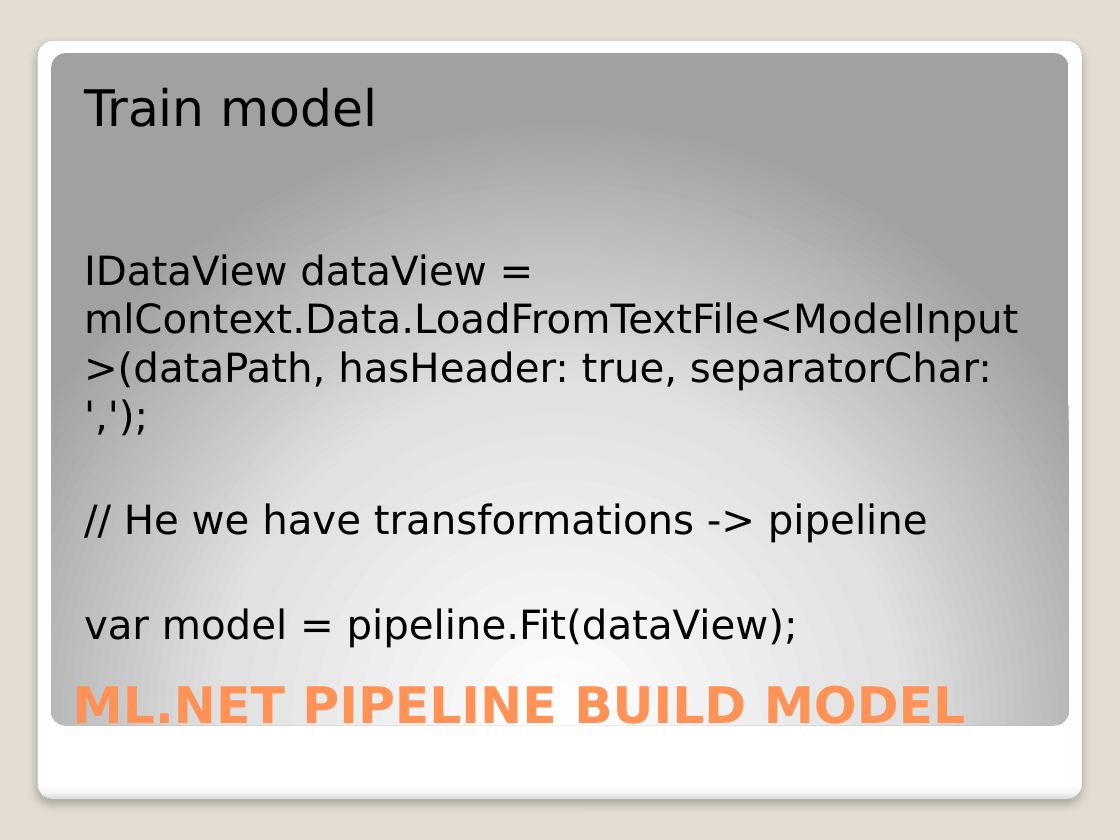
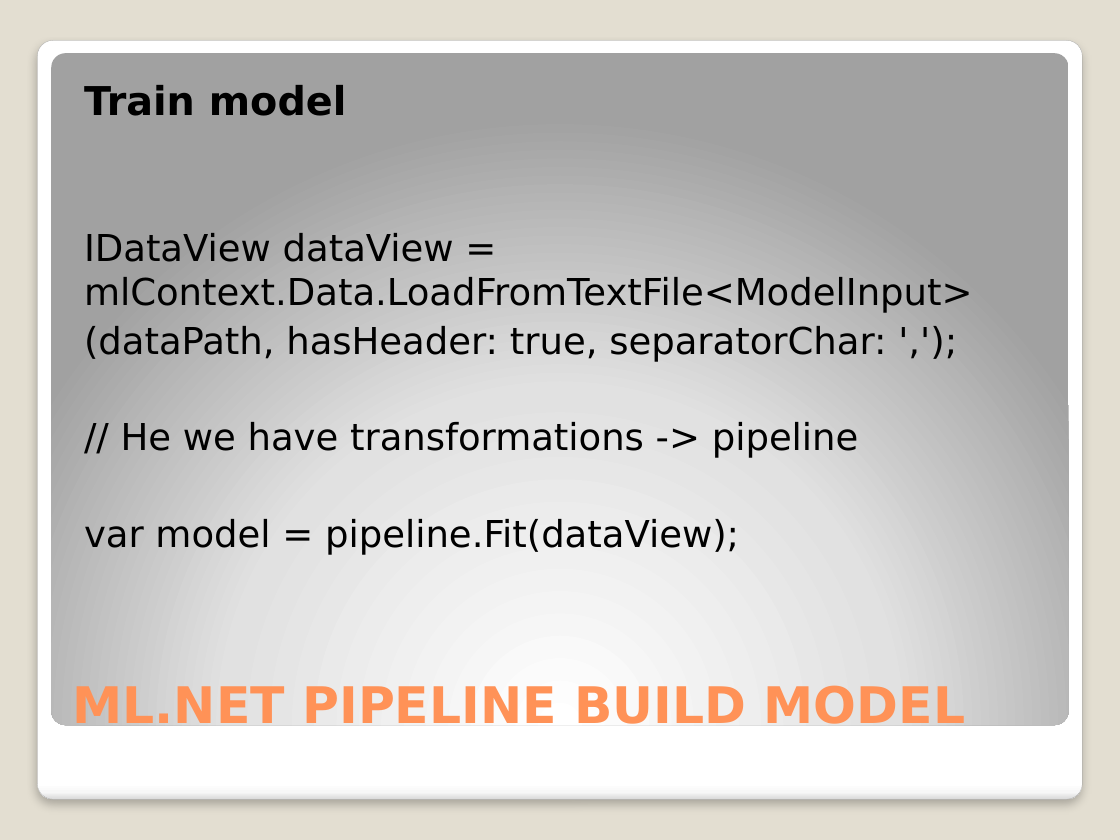
Before and after one commit to djkormo/mlnet-cli, a slide deck: slide 16 of presentation/Machine learning in Azure without Python.pptx. Drawn at 1120x840 pixels with LibreOffice and Linux fonts; fonts in the diff are those of the drawing. Boxes give left, top, right and bottom in pixels: in the first picture for what was removed or moved away, otherwise in the second. Text is boxed around its words. In the diff, an @@ line names an element or a change of style, - is before the commit and + after.

```diff
--- a/presentation/Machine learning in Azure without Python.pptx
+++ b/presentation/Machine learning in Azure without Python.pptx
@@ text at bbox=[84, 85, 859, 555]: size 32.4 to 25.5 pt, bold on in "Train model"; size 25.9 to 23.8 pt in "// He we have transformations -> pipeline", "var model = pipeline.Fit(dataView);" @@
@@ text at bbox=[84, 233, 973, 362]: text changed; size 25.9 to 23.8 pt @@
-IDataView dataView = mlContext.Data.LoadFromTextFile<ModelInput>(dataPath, hasHeader: true, separatorChar: ',');
+IDataView dataView = mlContext.Data.LoadFromTextFile<ModelInput>
+(dataPath, hasHeader: true, separatorChar: ',');
```
Also in this commit, not shown: 10 other slides changed.
